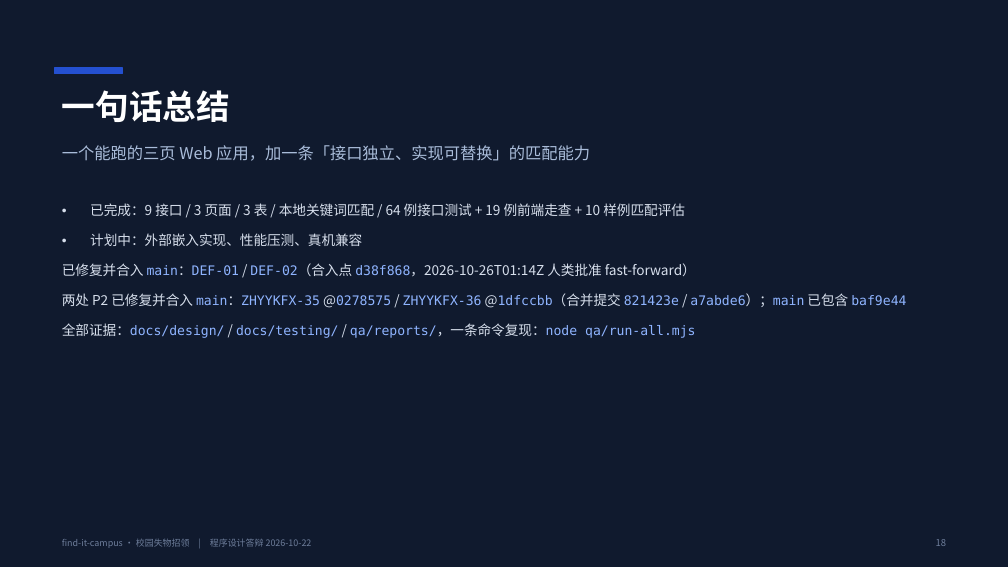
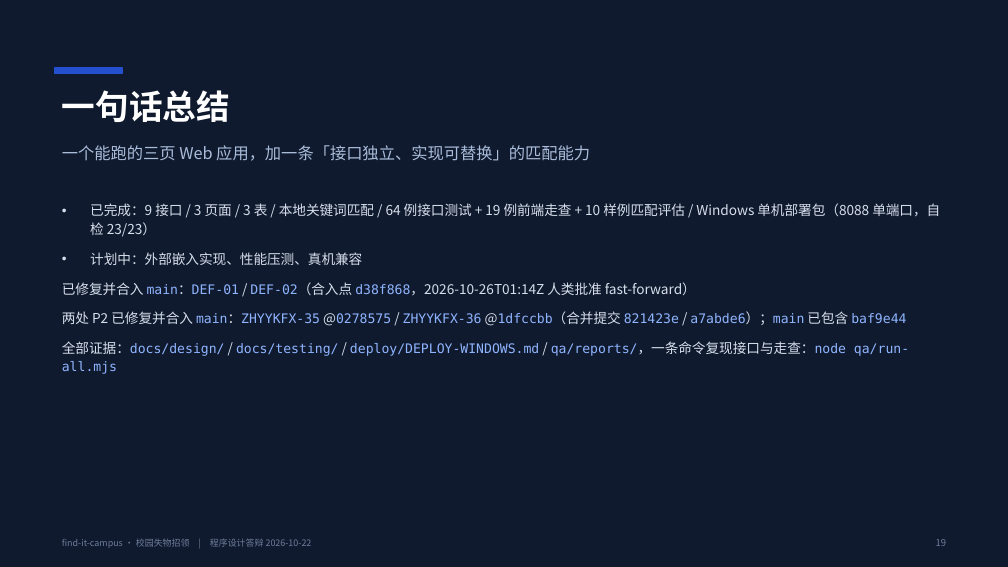
Before and after one commit to BLingKiy/find-it-campus, a slide deck: slide 19 of docs/delivery/6.2-答辩PPT.pptx (slide 18 before the commit). Drawn at 1008x567 pixels with LibreOffice and Linux fonts; fonts in the diff are those of the drawing. Boxes give left, top, right and bottom in pixels: in the first picture for what was removed or moved away, otherwise in the second. Text is boxed around its words. In the diff, an @@ line names an element or a change of style, - is before the commit and + after.

```diff
--- a/docs/delivery/6.2-答辩PPT.pptx
+++ b/docs/delivery/6.2-答辩PPT.pptx
@@ text at [90, 203, 940, 237]: text changed @@
-• 已完成：9 接口 / 3 页面 / 3 表 / 本地关键词匹配 / 64 例接口测试 + 19 例前端走查 + 10 样例匹配评估
+• 已完成：9 接口 / 3 页面 / 3 表 / 本地关键词匹配 / 64 例接口测试 + 19 例前端走查 + 10 样例匹配评估 / Windows 单机部署包（8088 单端口，自检 23/23）
@@ text at [62, 341, 909, 374]: text changed @@
-• 全部证据：docs/design/ / docs/testing/ / qa/reports/，一条命令复现：node qa/run-all.mjs
+• 全部证据：docs/design/ / docs/testing/ / deploy/DEPLOY-WINDOWS.md / qa/reports/，一条命令复现接口与走查：node qa/run-all.mjs
```
Also in this commit, not shown: 12 other slides changed, 1 slide added, 10 other files.
